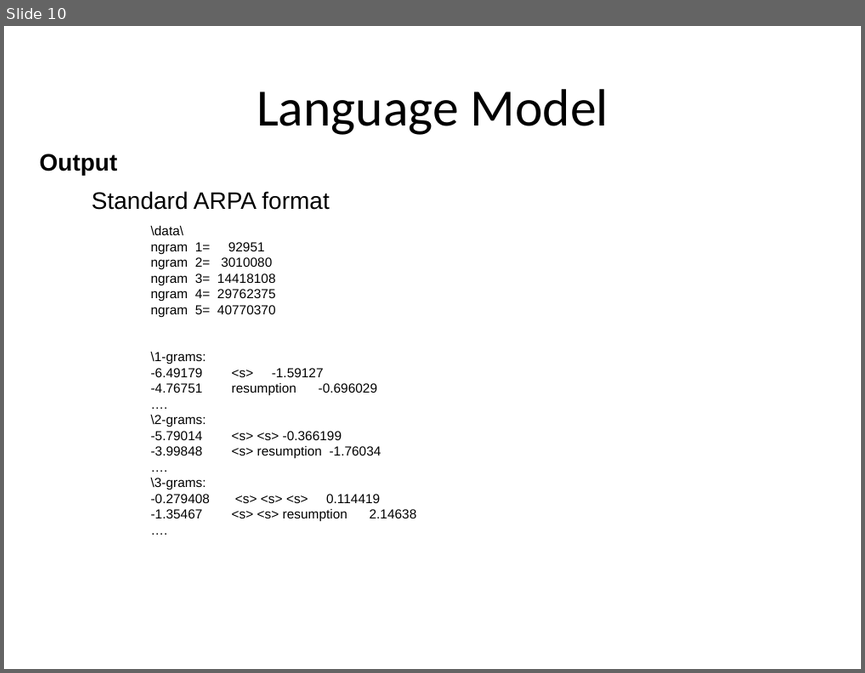
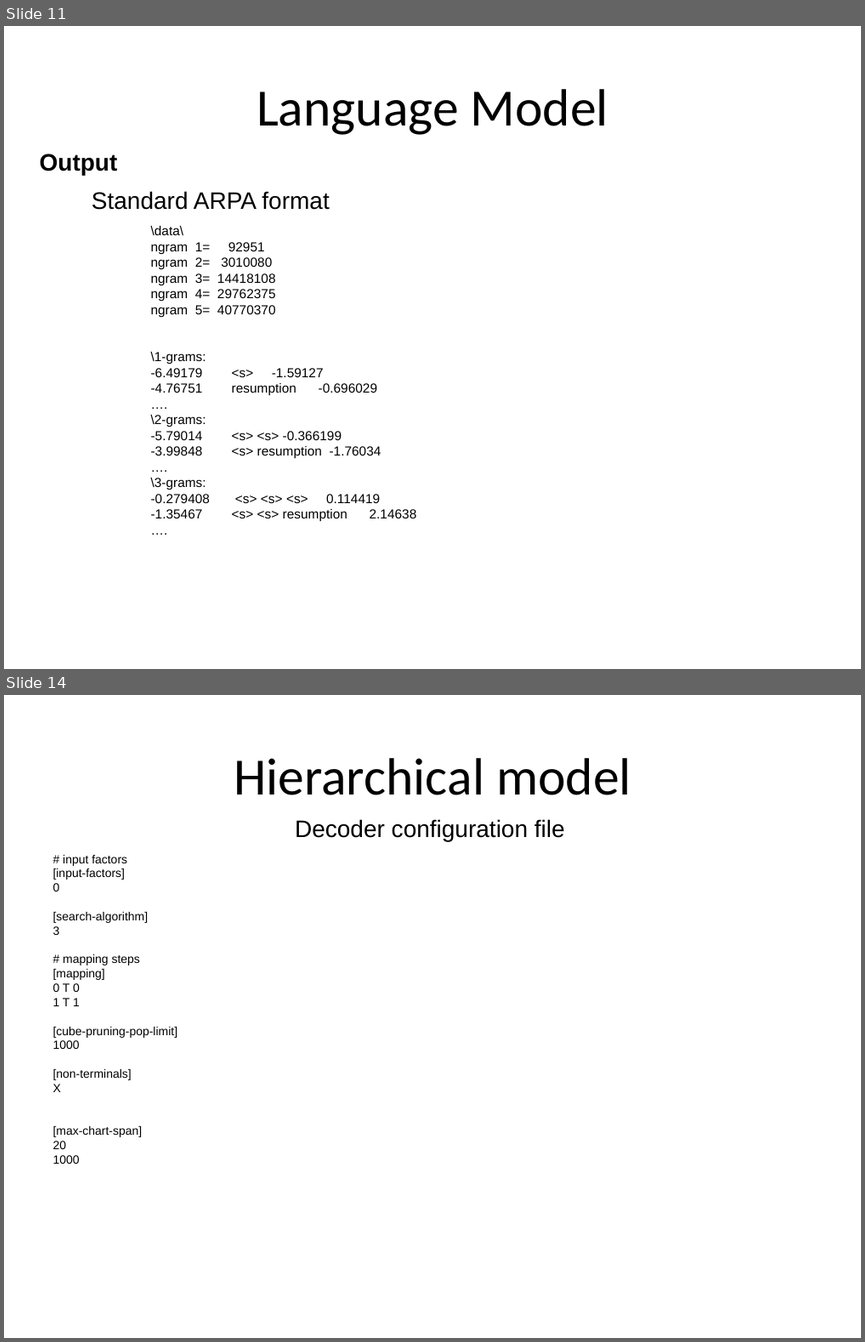
Before and after one commit to hieuhoang/papers, a slide deck: icon.2014/Basics.odp. Shown one above the other, each under a label of ours: slide 10 before the commit, slides 11 and 14 after it; the slides between them are not shown. The pictures are 865x673 and 865x1342 pixels, drawn with LibreOffice and Linux fonts; fonts in the diff are those of the drawing; background and template pictures are left out. Boxes give left, top, right and bottom in pixels: in the first picture for what was removed or moved away, otherwise in the second. Text is boxed around its words. In the diff, an @@ line names an element or a change of style, - is before the commit and + after.

```diff
--- a/icon.2014/Basics.odp
+++ b/icon.2014/Basics.odp
@@ slide 14 added at <box>4,695,861,1338</box>, background #FFFFFF @@
@@ title added at <box>234,758,631,795</box>, 44 pt, text #000000 @@
+Hierarchical model
@@ text added at <box>295,819,565,842</box>, 20 pt, text #000000 @@
+Decoder configuration file
@@ text added at <box>53,855,178,1163</box>, 10 pt, text #000000 @@
+# input factors
+[input-factors]
+0
+[search-algorithm]
+3
+# mapping steps
+[mapping]
+0 T 0
+1 T 1
+[cube-pruning-pop-limit]
+1000
+[non-terminals]
+X
+[max-chart-span]
+20
+1000
@@ what was slide 10 is now slide 11 @@
```
Also in this commit, not shown: 4 other slides added, 1 slide removed.
